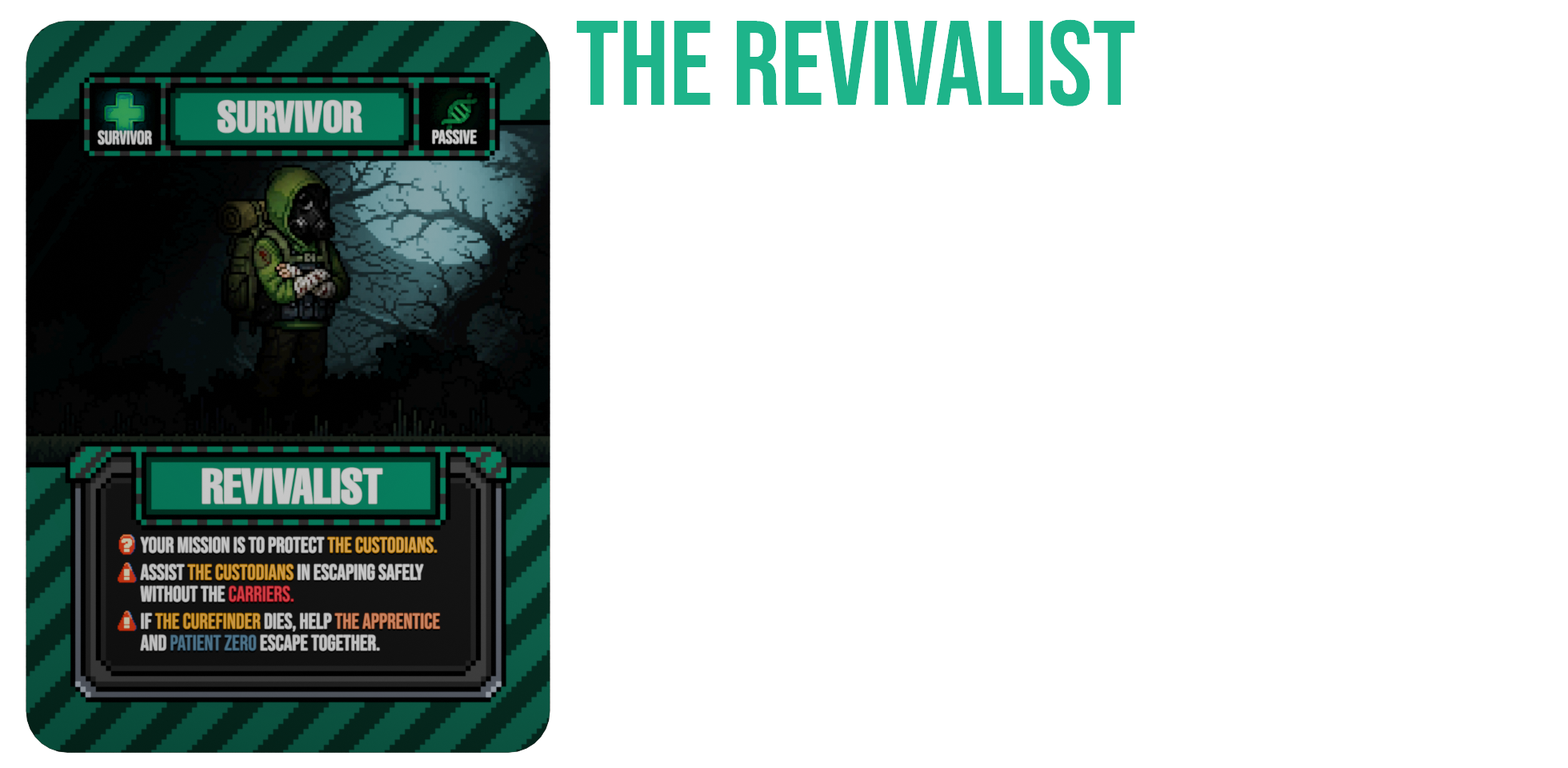
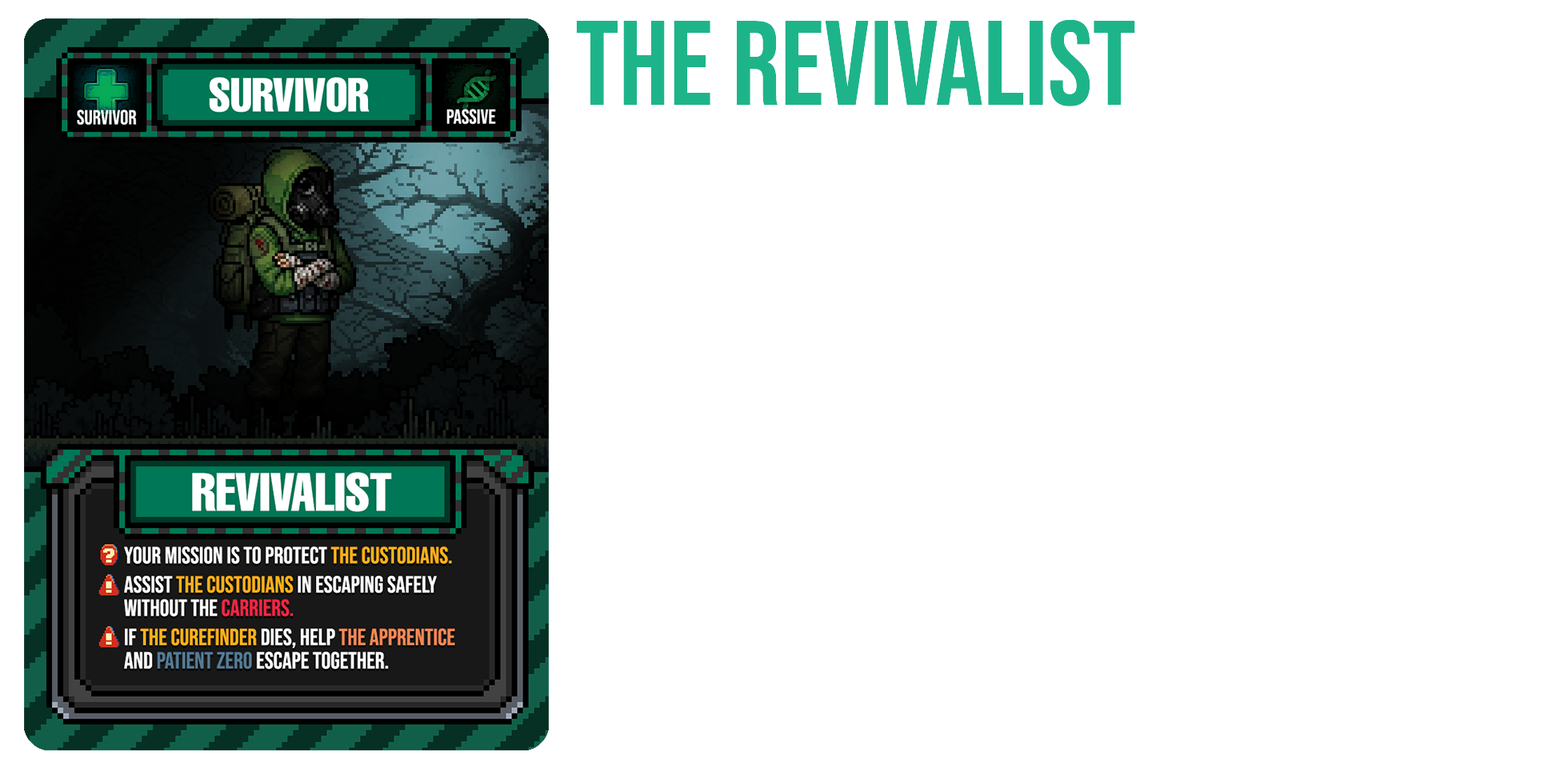
Layer changes from the first w=1568, h=768 image to the second:
removed layer "Layer 11" over [24, 18, 552, 754]
added layer "Layer 122" in group "Group 1" over [24, 18, 549, 751]